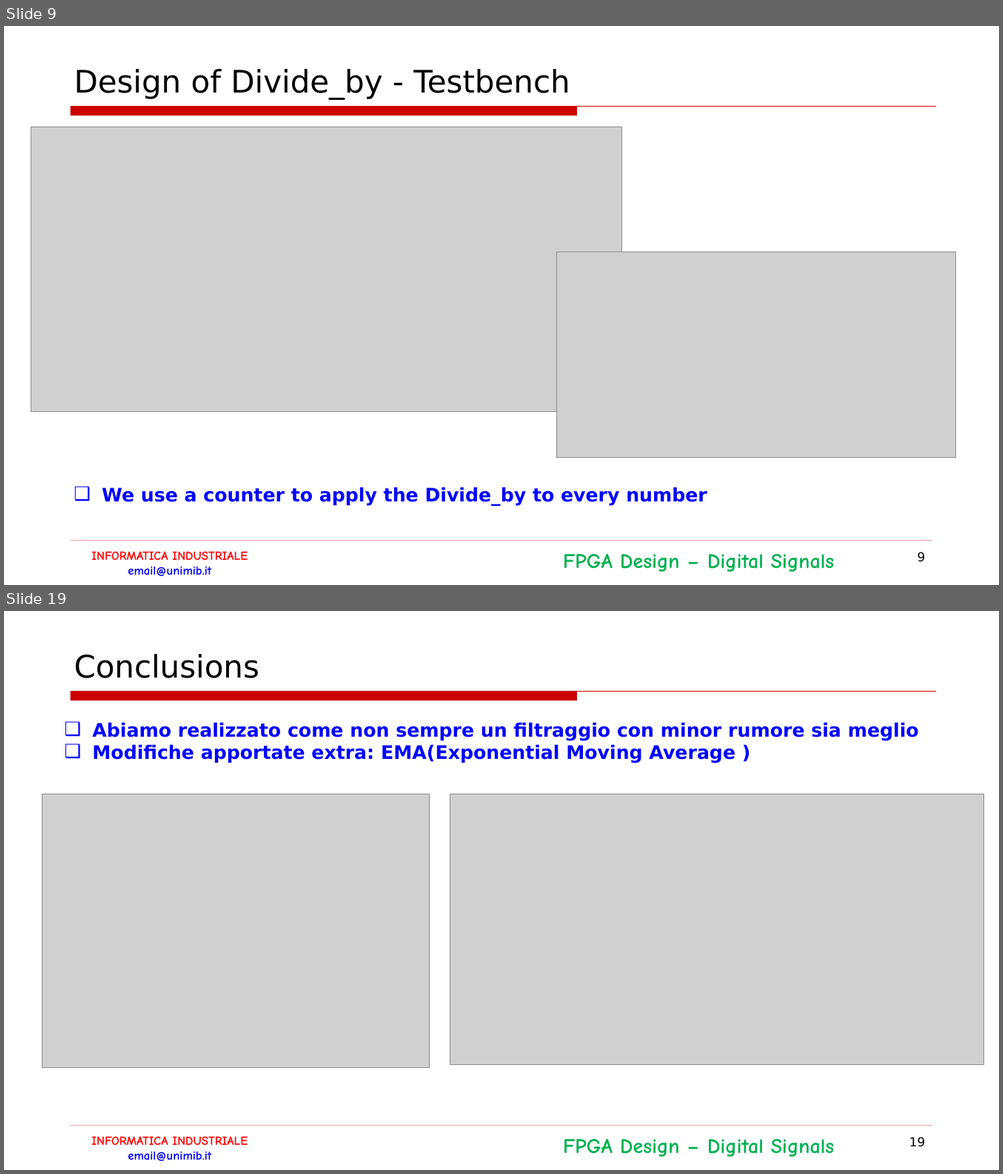
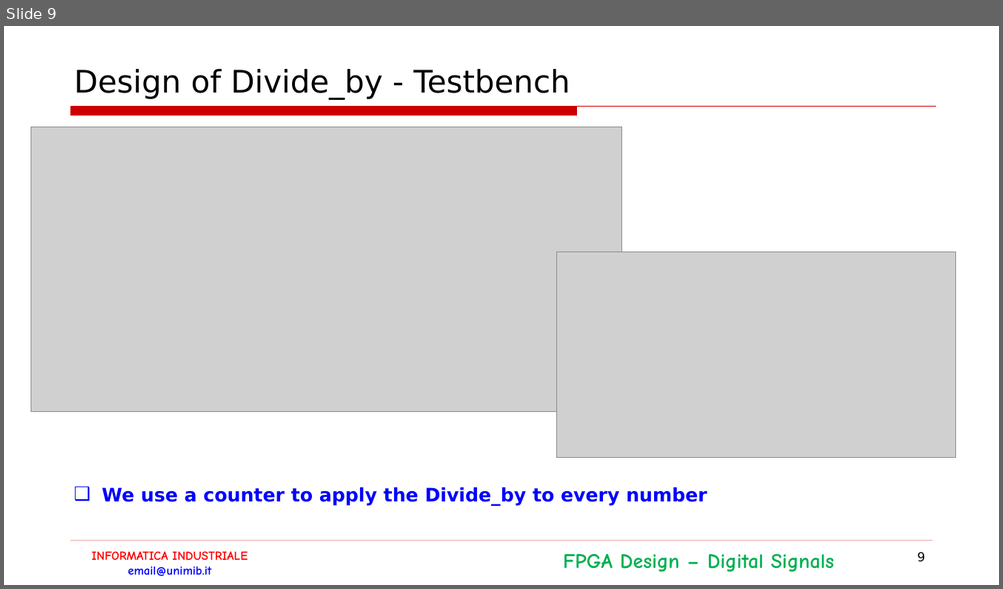
Before and after one commit to LorenzoPinaUnimib/InformaticaIndustriale, a slide deck: Documentazione.pptx. Shown one above the other, each under a label of ours: slides 9 and 19 before the commit, slide 9 after it; the slides between them are not shown. The pictures are 1003x1174 and 1003x589 pixels, drawn with LibreOffice and Linux fonts; fonts in the diff are those of the drawing; grey boxes stand for pictures; background and template pictures are left out. Boxes give left, top, right and bottom in pixels: in the first picture for what was removed or moved away, otherwise in the second. Text is boxed around its words. In the diff, an @@ line names an element or a change of style, - is before the commit and + after.

```diff
--- a/Documentazione.pptx
+++ b/Documentazione.pptx
@@ slide 19 removed at box(4, 611, 999, 1170), background #FFFFFF; not listed: 4 template elements that a slide beside it also shows @@
@@ title removed at box(74, 654, 259, 678) @@
-Conclusions
@@ text removed at box(92, 723, 919, 763) @@
-❑ Abiamo realizzato come non sempre un filtraggio con minor rumore sia meglio
-❑ Modifiche apportate extra: EMA(Exponential Moving Average )
@@ picture removed at box(42, 794, 430, 1068) @@
@@ picture removed at box(450, 794, 984, 1065) @@
@@ page number removed at box(909, 1137, 925, 1147) @@
-19
```
Also in this commit, not shown: 12 slides changed, 2 slides added, 1 other slide removed, 1 other file.
